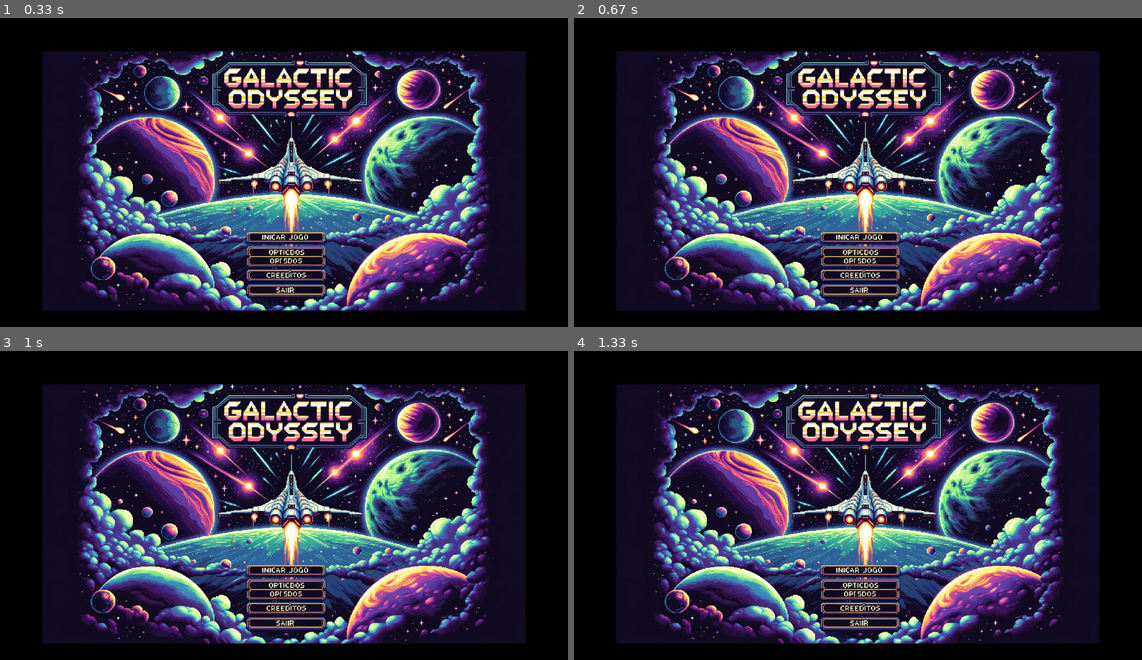
Above: before the commit, frames 1-4 (two rows, left to right).
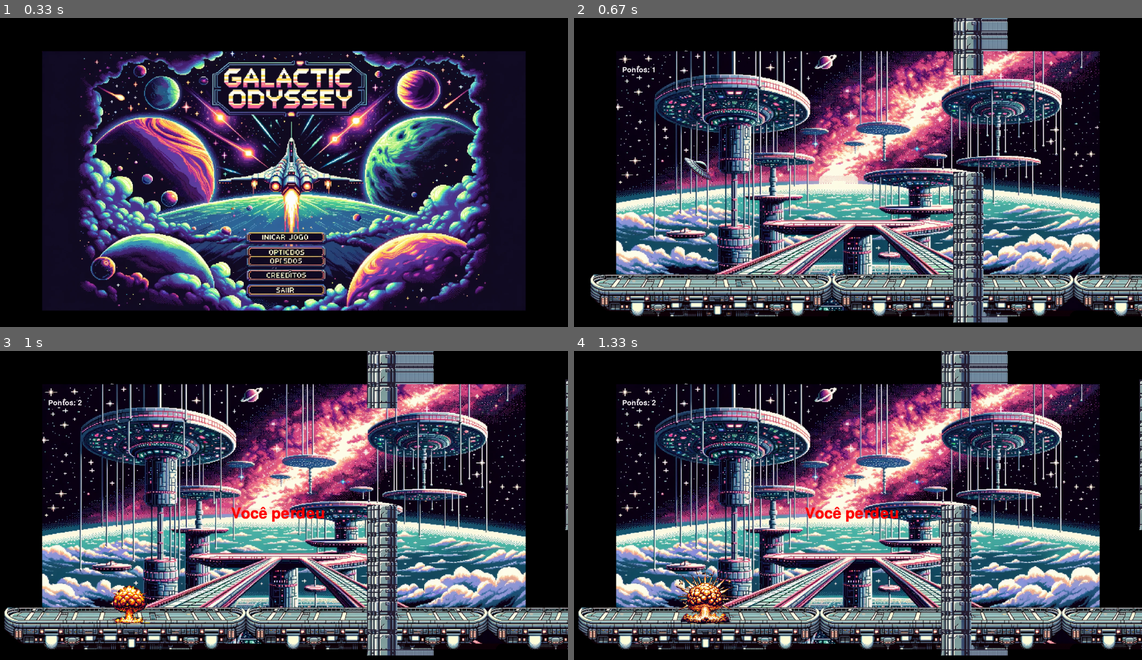
Above: after the commit, the same moments.

Repository: insper-classroom/projeto-pygame-amarelo
Game: pygame game, started from codigo/main.py
The game is run twice, just before and just after one commit, with the same random seed, the same clock (stepped at 60 frames per second) and the same inputs.
Inputs (mouse positions are in pixels of both pictures, inside the frame that each line leads up to):
- Up to frame 1 (0.33 s): no input
- Up to frame 2 (0.67 s): click (858, 237) at 0.38 s
- Up to frame 3 (1 s): hold Up from 0.67 s (still down); move the mouse to (278, 536) at 0.7 s
- Up to frame 4 (1.33 s): release Up at 1.13 s

Frame 1 is identical in both runs. In frame 2, 62% of the frame differs, in the area x 2-100%, y 0-99%; in frame 3, 63%, in the area x 0-100%, y 0-99%; in frame 4, 63%.

Commit message:
Botao adicionado.

Diff:
--- a/codigo/main.py
+++ b/codigo/main.py
@@ -18,10 +18,10 @@
     obstacles.initialize_obstacle('platform', 2580, 850)
     obstacles.initialize_obstacle('clif', 1380, 510, width=100, height=500)
     obstacles.initialize_obstacle('nuddle', 1380, -310, width=100, height=500)
-    obstacles.initialize_obstacle('nuddle', random.randint(1980, 2080), random.randint(80, 110), width=100, height=400)
-    obstacles.initialize_obstacle('clif', random.randint(2380, 2480), random.randint(510, 610), width=100, height=400)
-    obstacles.initialize_obstacle('nuddle', random.randint(2980, 3080), random.randint(-90, 10), width=100, height=400)
-    obstacles.initialize_obstacle('clif', random.randint(3680, 3780),random.randint(10, 90), width=100, height=500)
-    obstacles.initialize_obstacle('nuddle', random.randint(4380, 4480), 110, width=100, height=500)
+    obstacles.initialize_obstacle('nuddle', random.randint(1980, 2080), random.randint(80, 110), width=100, height=500)
+    obstacles.initialize_obstacle('clif', random.randint(2380, 2480), random.randint(510, 610), width=100, height=500)
+    obstacles.initialize_obstacle('nuddle', random.randint(2980, 3080), random.randint(-90, 10), width=100, height=500)
+    obstacles.initialize_obstacle('clif', random.randint(3680, 3780),random.randint(400, 500), width=100, height=500)
+    obstacles.initialize_obstacle('nuddle', random.randint(4280, 4380), 110, width=100, height=500)
     obstacles.initialize_obstacle('clif', 4680, 510, width=100, height=500)
     game.run(obstacles, nave, menu, explosion_animation)
--- a/codigo/menu.py
+++ b/codigo/menu.py
@@ -7,7 +7,7 @@
         self.menu_image = pygame.image.load('imagens/Tela_inicial.png')  # Carregue sua imagem de fundo aqui
         self.menu_image = pygame.transform.scale(self.menu_image, (1600, 860))
         self.font = pygame.font.Font(None, 74)
-        self.start_button = pygame.Rect(860, 540, 200, 80)  # Ajuste as coordenadas e o tamanho conforme necessário
+          # Ajuste as coordenadas e o tamanho conforme necessário
 
 
     def run(self):
@@ -21,6 +21,13 @@
                 if event.type == pygame.KEYDOWN:
                     if event.key == pygame.K_ESCAPE:
                         self.running = False
+
+
+                if event.type == pygame.MOUSEBUTTONDOWN:  # Verifica se o botão do mouse foi pressionado
+                    mouse_pos = pygame.mouse.get_pos()  # Obtém a posição atual do mouse
+                    # Define as coordenadas e dimensões do retângulo (x, y, width, height)
+                    if mouse_pos[0] >= 860 and mouse_pos[0] <= 1110 and mouse_pos[1] >= 700 and mouse_pos[1] <= 750:
+                        return True
             self.window.blit(self.menu_image, (180, 110))  # Desenhar a imagem do menu
 
             pygame.display.flip()
